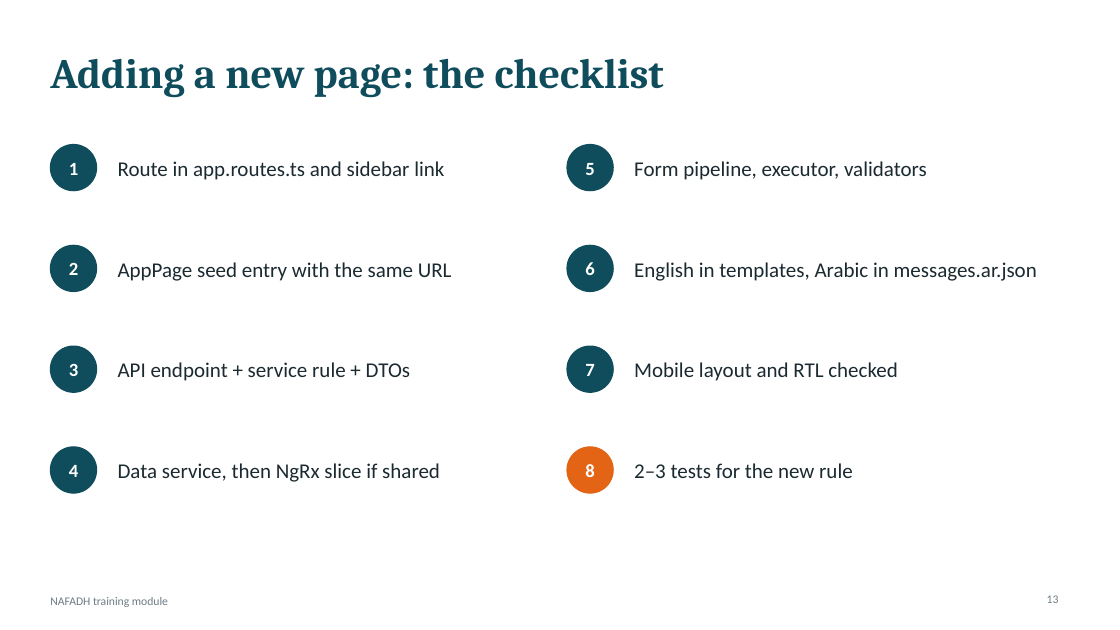
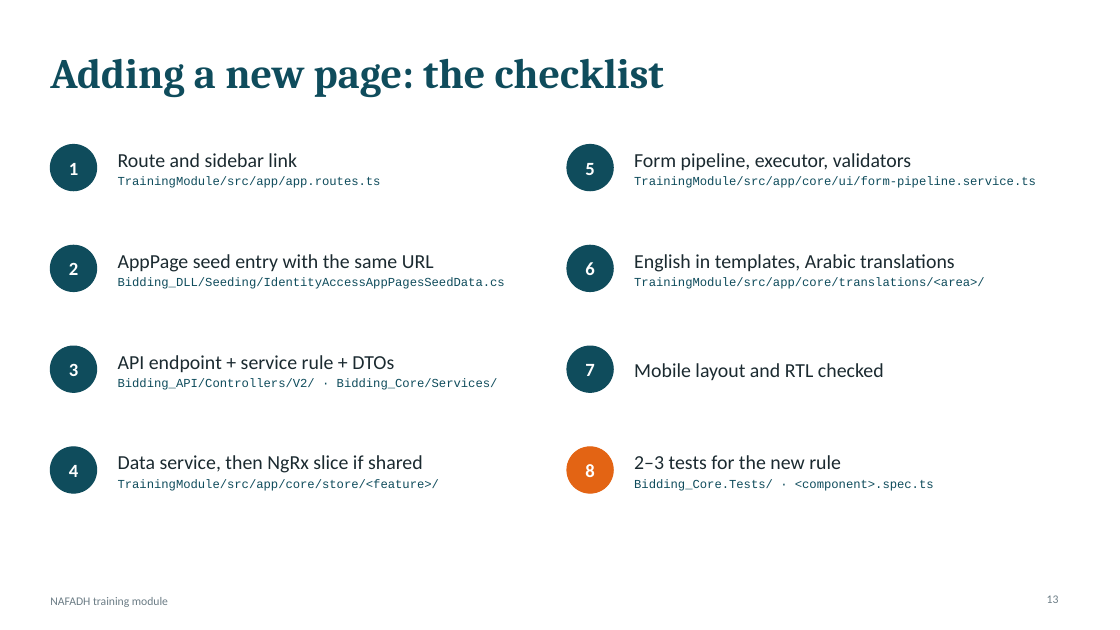
Before and after one commit to TRA-Projects/nafadh_trainning, a slide deck: slide 13 of docs/training-standards.pptx. Drawn at 1120x630 pixels with LibreOffice and Linux fonts; fonts in the diff are those of the drawing. Boxes give left, top, right and bottom in pixels: in the first picture for what was removed or moved away, otherwise in the second. Text is boxed around its words. In the diff, an @@ line names an element or a change of style, - is before the commit and + after.

```diff
--- a/docs/training-standards.pptx
+++ b/docs/training-standards.pptx
@@ text at box(118, 153, 381, 188): text changed; size 18 to 10.5 pt; font Calibri to Courier New; text colour #1B2A30 to #0F4C5C @@
-Route in app.routes.ts and sidebar link
+Route and sidebar link
+TrainingModule/src/app/app.routes.ts
@@ text at box(634, 177, 1036, 188): paragraph added @@
+TrainingModule/src/app/core/ui/form-pipeline.service.ts
@@ text at box(634, 153, 911, 171): size 18 to 17 pt in "Form pipeline, executor, validators"; more space between paragraphs @@
@@ text at box(118, 254, 434, 272): size 18 to 17 pt in "AppPage seed entry with the same URL"; more space between paragraphs @@
@@ text at box(634, 254, 985, 289): text changed; size 18 to 10.5 pt; font Calibri to Courier New; text colour #1B2A30 to #0F4C5C @@
-English in templates, Arabic in messages.ar.json
+English in templates, Arabic translations
+TrainingModule/src/app/core/translations/<area>/
@@ text at box(118, 278, 505, 289): paragraph added @@
+Bidding_DLL/Seeding/IdentityAccessAppPagesSeedData.cs
@@ text at box(118, 355, 394, 373): size 18 to 17 pt in "API endpoint + service rule + DTOs"; more space between paragraphs @@
@@ text "Mobile layout and RTL checked" at box(634, 363, 884, 380): size 18 to 17 pt; more space between paragraphs @@
@@ text at box(118, 378, 498, 390): paragraph added @@
+Bidding_API/Controllers/V2/ · Bidding_Core/Services/
@@ text at box(118, 479, 439, 491): paragraph added @@
+TrainingModule/src/app/core/store/<feature>/
@@ text at box(118, 455, 423, 473): size 18 to 17 pt in "Data service, then NgRx slice if shared"; more space between paragraphs @@
@@ text at box(634, 479, 934, 491): paragraph added @@
+Bidding_Core.Tests/ · <component>.spec.ts
@@ text at box(634, 455, 841, 469): size 18 to 17 pt in "2–3 tests for the new rule"; more space between paragraphs @@
```
Also in this commit, not shown: 11 other slides changed.
